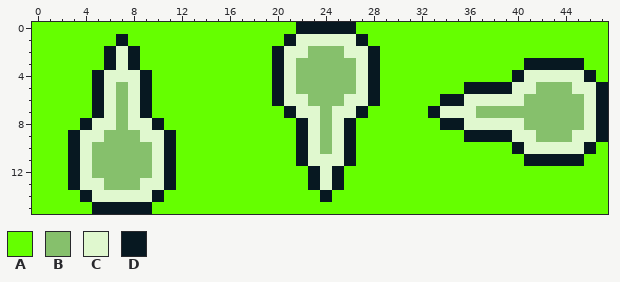
Pixel-art sprite: assets/sprites/spells/spell-gold-necklace.png. The picture above is the old version.
The file is 48x16 pixels.
Palette (. is transparent): A #65ff00  B #86c06c  C #e0f8cf  D #071821
Pixels before, first column x 0:
 0 AAAAAAAAAAAAAAAAAAAAAADDDDDAAAAAAAAAAAAAAAAAAAAA
 1 AAAAAAADAAAAAAAAAAAAADCCCCCDAAAAAAAAAAAAAAAAAAAA
 2 AAAAAADCDAAAAAAAAAAADCCBBBCCDAAAAAAAAAAAAAAAAAAA
 3 AAAAAADCDAAAAAAAAAAADCBBBBBCDAAAAAAAAAAAADDDDDAA
 4 AAAAADCCCDAAAAAAAAAADCBBBBBCDAAAAAAAAAAADCCCCCDA
 5 AAAAADCBCDAAAAAAAAAADCBBBBBCDAAAAAAADDDDCCBBBCCD
 6 AAAAADCBCDAAAAAAAAAADCCBBBCCDAAAAADDCCCCCBBBBBCD
 7 AAAAADCBCDAAAAAAAAAAADCCBCCDAAAAADCCCBBBBBBBBBCD
 8 AAAADCCBCCDAAAAAAAAAAADCBCDAAAAAAADDCCCCCBBBBBCD
 9 AAADCCBBBCCDAAAAAAAAAADCBCDAAAAAAAAADDDDCCBBBCCD
10 AAADCBBBBBCDAAAAAAAAAADCBCDAAAAAAAAAAAAADCCCCCDA
11 AAADCBBBBBCDAAAAAAAAAADCCCDAAAAAAAAAAAAAADDDDDAA
12 AAADCBBBBBCDAAAAAAAAAAADCDAAAAAAAAAAAAAAAAAAAAAA
13 AAADCCBBBCCDAAAAAAAAAAADCDAAAAAAAAAAAAAAAAAAAAAA
14 AAAADCCCCCDAAAAAAAAAAAAADAAAAAAAAAAAAAAAAAAAAAAA
15 AAAAADDDDDAAAAAAAAAAAAAAAAAAAAAAAAAAAAAAAAAAAAAA
After the commit:
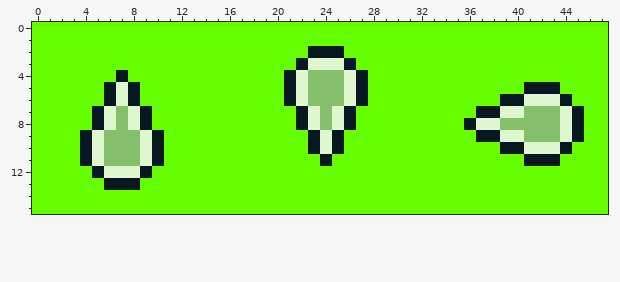
What changed:
y 0: x 22..26 DDDDD -> AAAAA
y 1: x 7 D -> A; x 21..27 DCCCCCD -> AAAAAAA
y 2: x 6..8 DCD -> AAA; x 20..28 DCCBBBCCD -> AAADDDAAA
y 3: x 6..8 DCD -> AAA; x 20..28 DCBBBBBCD -> AADCCCDAA; x 41..45 DDDDD -> AAAAA
y 4: x 5..9 DCCCD -> AADAA; x 20..22 DCB -> ADC; x 26..28 BCD -> CDA; x 40..46 DCCCCCD -> AAAAAAA
y 5: x 5..9 DCBCD -> ADCDA; x 20..22 DCB -> ADC; x 26..28 BCD -> CDA; x 36..47 DDDDCCBBBCCD -> AAAAADDDAAAA
y 6: x 5..9 DCBCD -> ADCDA; x 20..21 DC -> AD; x 27..28 CD -> DA; x 34..47 DDCCCCCBBBBBCD -> AAAAADDCCCDAAA
y 7: x 21..22 DC -> AD; x 26..27 CD -> DA; x 33..40 DCCCBBBB -> AAAADDCC; x 44..47 BBCD -> CDAA
y 8: x 4..5 DC -> AD; x 9..10 CD -> DA; x 34..36 DDC -> AAD; x 39..40 CC -> BB; x 44..47 BBCD -> CDAA
y 9: x 3..4 DC -> AD; x 10..11 CD -> DA; x 22..26 DCBCD -> ADCDA; x 36 D -> A; x 39 D -> C; x 41 C -> B; x 44..47 BCCD -> CDAA
y 10: x 3..5 DCB -> ADC; x 9..11 BCD -> CDA; x 22..26 DCBCD -> ADCDA; x 39 A -> D; x 44..46 CCD -> DAA
y 11: x 3..5 DCB -> ADC; x 9..11 BCD -> CDA; x 22..26 DCCCD -> AADAA; x 44..45 DD -> AA
y 12: x 3..11 DCBBBBBCD -> AADCCCDAA; x 23..25 DCD -> AAA
y 13: x 3..11 DCCBBBCCD -> AAADDDAAA; x 23..25 DCD -> AAA
y 14: x 4..10 DCCCCCD -> AAAAAAA; x 24 D -> A
y 15: x 5..9 DDDDD -> AAAAA
